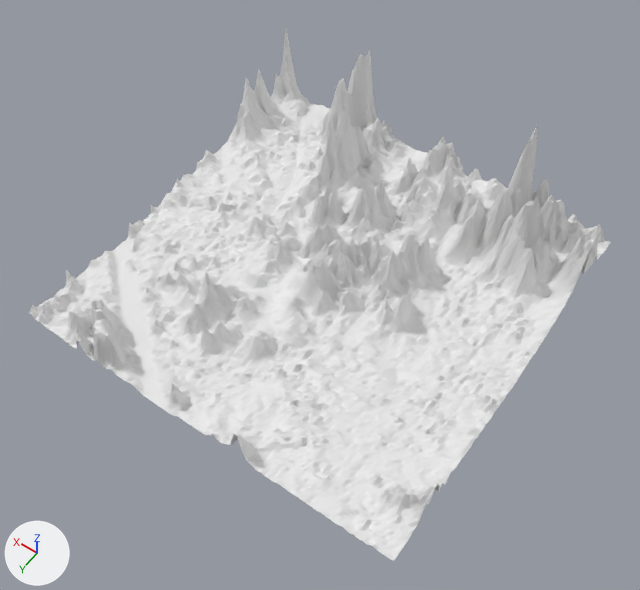
Renders of the OBJ model GAME/Assets/Janseon/Data/StrategyMap/Baked/chunk-1745-793.obj from each side of a commit.
The view is the same before and after, from a 50 mm lens placed at (-34.5, 21.8, 32.9), pointed at (-20.4, 2.0, 1.8). Every picture has the same lights, and +X, +Y and +Z are marked at lower left. The first picture is the older version. Where no turn or scale is listed for an object, it has been applied to the vertices.

The first picture shows 'chunk-1745-793'.
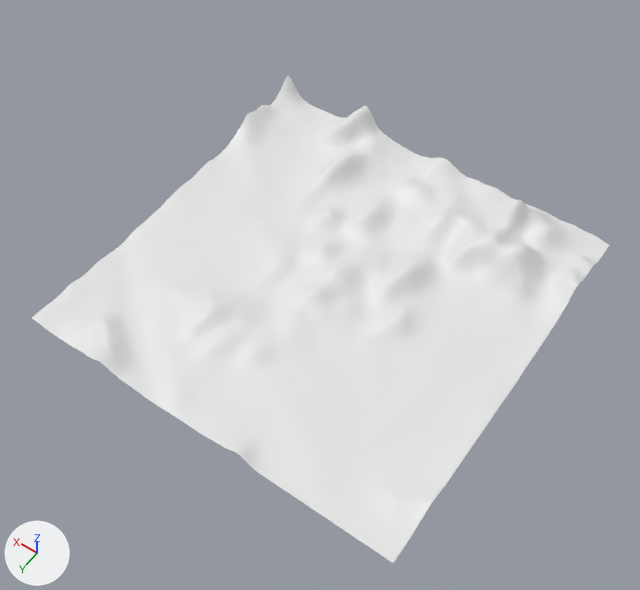
Changed parts and their boxes (x1, y1, x2, y2) in the pictures (640 x 590 px; the box of a moved part takes in the faces that stretch with it):
```json
{"object": "chunk-1745-793", "change": "reshaped", "before": [29, 28, 610, 561], "after": [32, 75, 609, 563], "on screen": "8% shorter"}
{"part": 1, "of": "me_chunk_1745_793", "change": "moved or reshaped", "before": [29, 31, 610, 561], "after": [32, 75, 609, 563]}
{"part": 2, "of": "me_chunk_1745_793", "change": "shading changed", "before": [29, 31, 610, 561], "after": [32, 75, 609, 563]}
```

Scene script edits in JSON lines:
```json
{"block": "me_chunk_1745_793", "where": "# used by ob_chunk_1745_793; location = (0.0, 0.0, 0.0)"}
{"op": "remove", "block": "me_chunk_1745_793", "code": "me_chunk_1745_793.from_pydata(...)  # 16384 vertices, 32258 faces; spans x -29.4..-9.8, y -9.8..9.8, z 0.0..6.8"}
{"op": "add", "block": "me_chunk_1745_793", "code": "me_chunk_1745_793.from_pydata(...)  # 16384 vertices, 32258 faces; spans x -29.4..-9.8, y -9.8..9.8, z 0.1..2.0"}
{"block": "me_chunk_1745_793", "change": "me_chunk_1745_793 part 1: 15630 of 16384 vertices moved; they spanned x -29.4..-9.8, y -9.8..9.8, z 0.0..6.8 and now span x -29.4..-9.8, y -9.8..9.8, z 0.1..2.0; mean shift (0.0, 0.0, -0.4); largest move (-24.9, -8.1, 6.8) -> (-24.9, -8.1, 2.0)"}
{"block": "me_chunk_1745_793", "change": "me_chunk_1745_793 part 2: all faces are now shaded smooth (32258 of 32258 changed)"}
```
